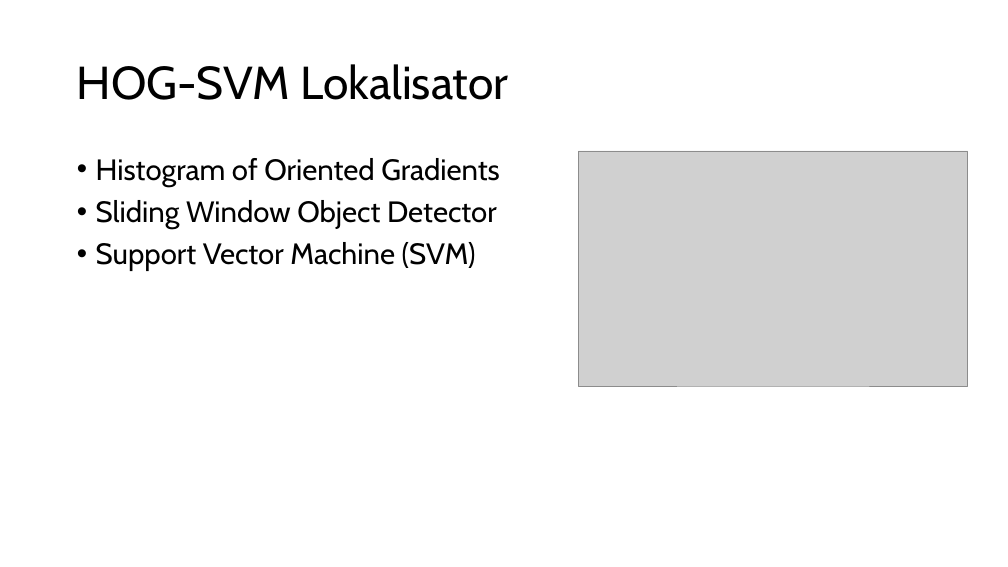
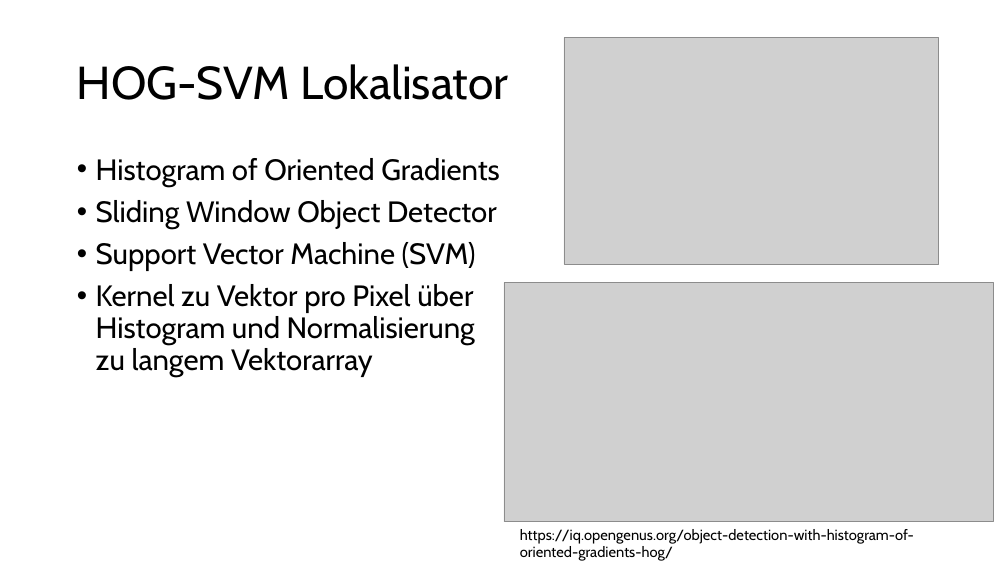
Before and after one commit to jarboyd/ai-lecture-project-ws2425, a slide deck: slide 5 of docs/group_project_presentation.pptx. Drawn at 1008x567 pixels with LibreOffice and Linux fonts; fonts in the diff are those of the drawing; grey boxes stand for pictures. Boxes give left, top, right and bottom in pixels: in the first picture for what was removed or moved away, otherwise in the second. Text is boxed around its words. In the diff, an @@ line names an element or a change of style, - is before the commit and + after.

```diff
--- a/docs/group_project_presentation.pptx
+++ b/docs/group_project_presentation.pptx
@@ picture resized from (x1=578, y1=151, x2=968, y2=386) to (x1=564, y1=38, x2=939, y2=264) @@
@@ text at (x1=96, y1=284, x2=475, y2=377): paragraph added @@
+• Kernel zu Vektor pro Pixel über
+  Histogram und Normalisierung
+  zu langem Vektorarray
@@ picture added at (x1=504, y1=283, x2=994, y2=523) @@
@@ text added at (x1=520, y1=529, x2=914, y2=561), 14 pt, text #000000 @@
+https://iq.opengenus.org/object-detection-with-histogram-of-oriented-gradients-hog/
```
Also in this commit, not shown: 1 slide added, 1 other file.
